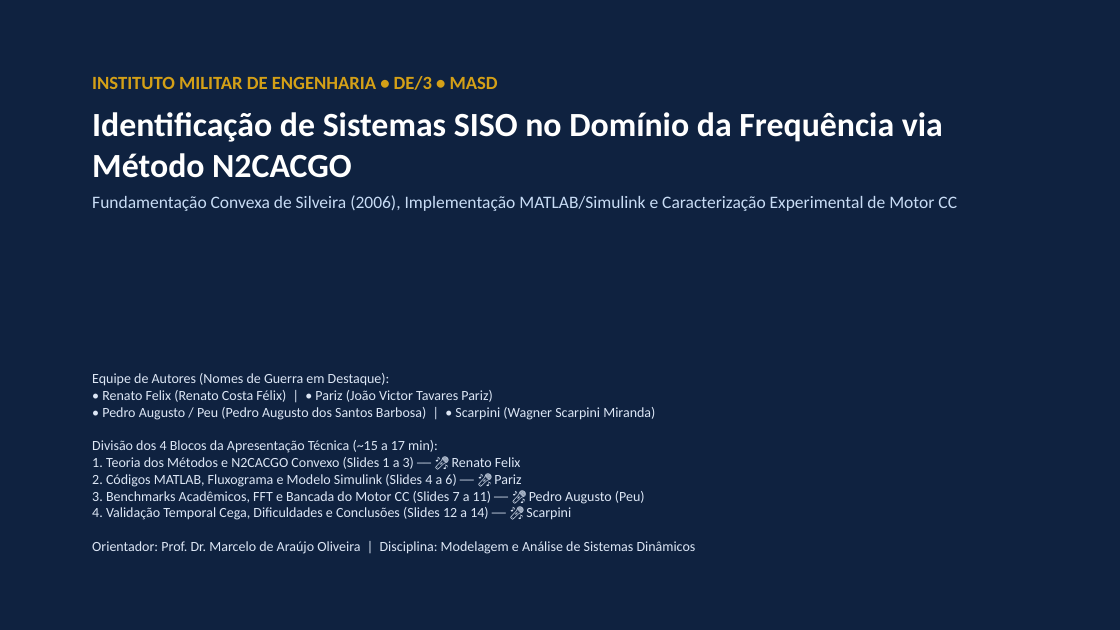
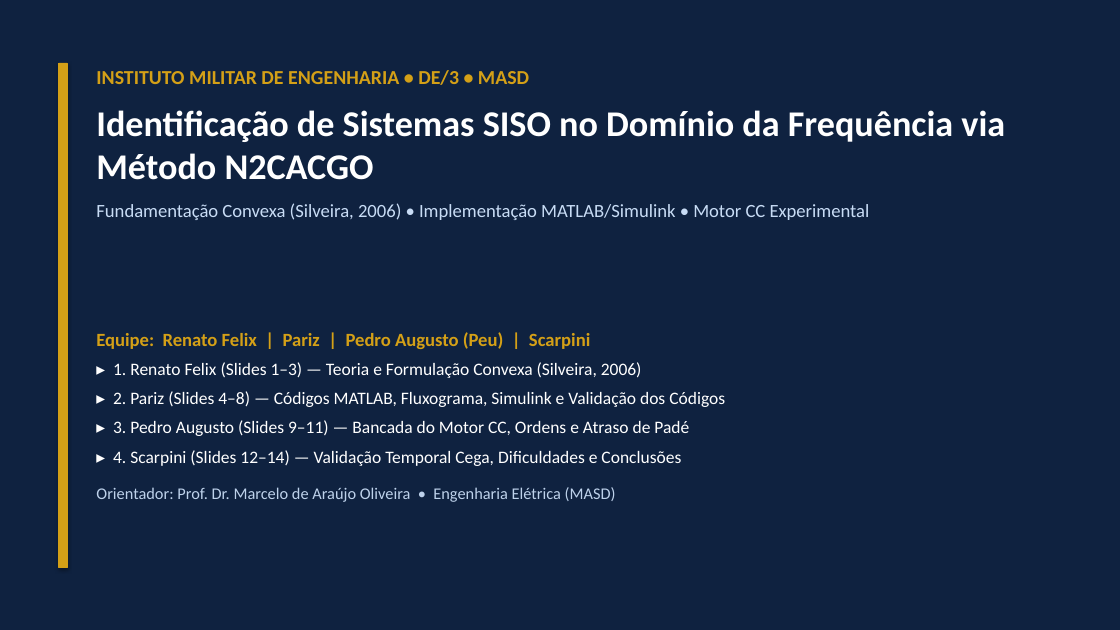
Before and after one commit to VPariz/masd-identificacao-n2cacgo, a slide deck: slide 1 of apresentacao/apresentacao_MASD_N2CACGO_IME.pptx. Drawn at 1120x630 pixels with LibreOffice and Linux fonts; fonts in the diff are those of the drawing. Boxes give left, top, right and bottom in pixels: in the first picture for what was removed or moved away, otherwise in the second. Text is boxed around its words. In the diff, an @@ line names an element or a change of style, - is before the commit and + after.

Commit message:
Improve slide readability, enlarge fonts, fix Simulink diagram, and add code validations to Pariz block

```diff
--- a/apresentacao/apresentacao_MASD_N2CACGO_IME.pptx
+++ b/apresentacao/apresentacao_MASD_N2CACGO_IME.pptx
@@ rectangle added at box(59, 63, 67, 567), fill #D4A017, outline #D4A017 0.75 pt @@
@@ text at box(96, 70, 1005, 180): size 16 to 17 pt in "INSTITUTO MILITAR DE ENGENHARIA • DE/3 • ..."; size 29 to 31 pt in "Identificação de Sistemas SISO no Domínio da ..."; more space between paragraphs @@
@@ text at box(96, 203, 870, 220): text changed; size 15 to 16 pt @@
-Fundamentação Convexa de Silveira (2006), Implementação MATLAB/Simulink e Caracterização Experimental de Motor CC
+Fundamentação Convexa (Silveira, 2006) • Implementação MATLAB/Simulink • Motor CC Experimental
@@ text at box(96, 332, 725, 502): text changed; size 12 to 15 pt; text colour #DCE6F5 to #FFFFFF @@
-Equipe de Autores (Nomes de Guerra em Destaque):
-• Renato Felix (Renato Costa Félix) | • Pariz (João Victor Tavares Pariz)
-• Pedro Augusto / Peu (Pedro Augusto dos Santos Barbosa) | • Scarpini (Wagner Scarpini Miranda)
-Divisão dos 4 Blocos da Apresentação Técnica (~15 a 17 min):
-1. Teoria dos Métodos e N2CACGO Convexo (Slides 1 a 3) ── 🎤 Renato Felix
-2. Códigos MATLAB, Fluxograma e Modelo Simulink (Slides 4 a 6) ── 🎤 Pariz
-3. Benchmarks Acadêmicos, FFT e Bancada do Motor CC (Slides 7 a 11) ── 🎤 Pedro Augusto (Peu)
-4. Validação Temporal Cega, Dificuldades e Conclusões (Slides 12 a 14) ── 🎤 Scarpini
-Orientador: Prof. Dr. Marcelo de Araújo Oliveira | Disciplina: Modelagem e Análise de Sistemas Dinâmicos
+Equipe: Renato Felix | Pariz | Pedro Augusto (Peu) | Scarpini
+▸ 1. Renato Felix (Slides 1–3) — Teoria e Formulação Convexa (Silveira, 2006)
+▸ 2. Pariz (Slides 4–8) — Códigos MATLAB, Fluxograma, Simulink e Validação dos Códigos
+▸ 3. Pedro Augusto (Slides 9–11) — Bancada do Motor CC, Ordens e Atraso de Padé
+▸ 4. Scarpini (Slides 12–14) — Validação Temporal Cega, Dificuldades e Conclusões
+Orientador: Prof. Dr. Marcelo de Araújo Oliveira • Engenharia Elétrica (MASD)
```
Also in this commit, not shown: 9 other slides changed, 4 slides added, 4 slides removed, 9 other files.
